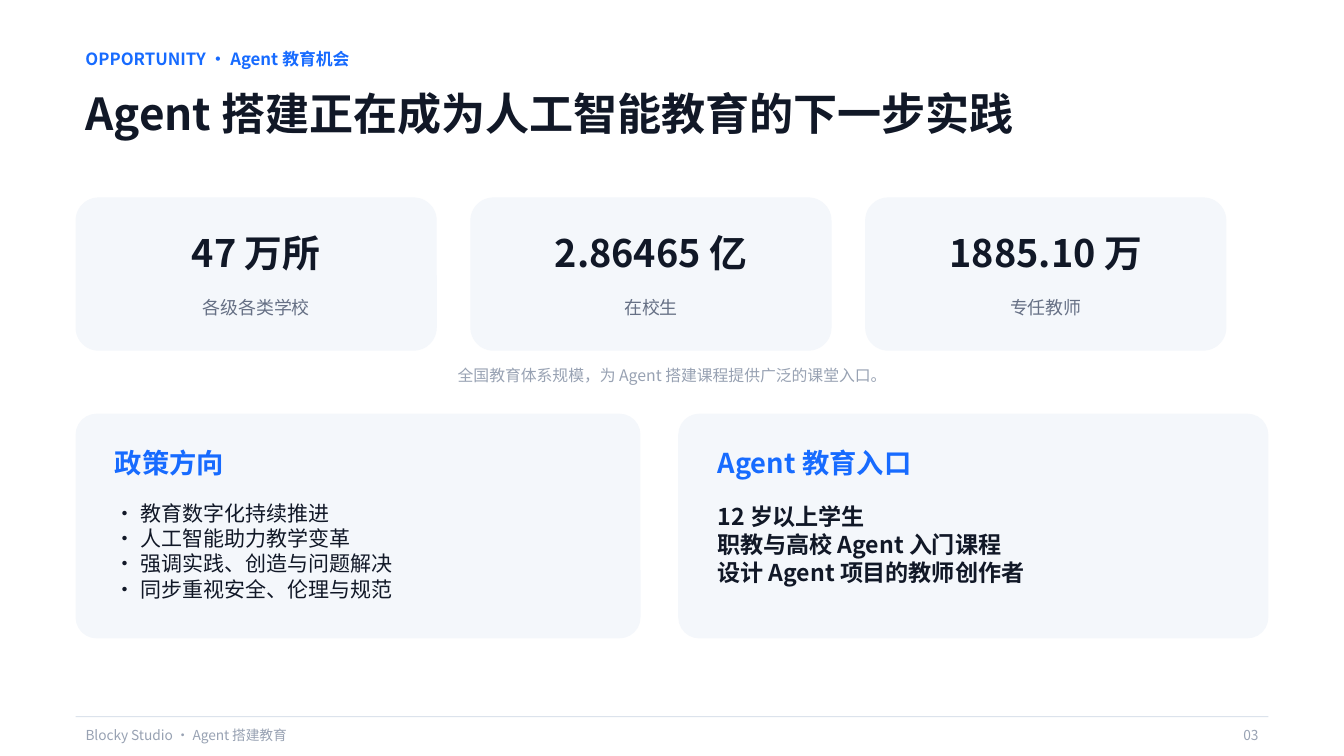
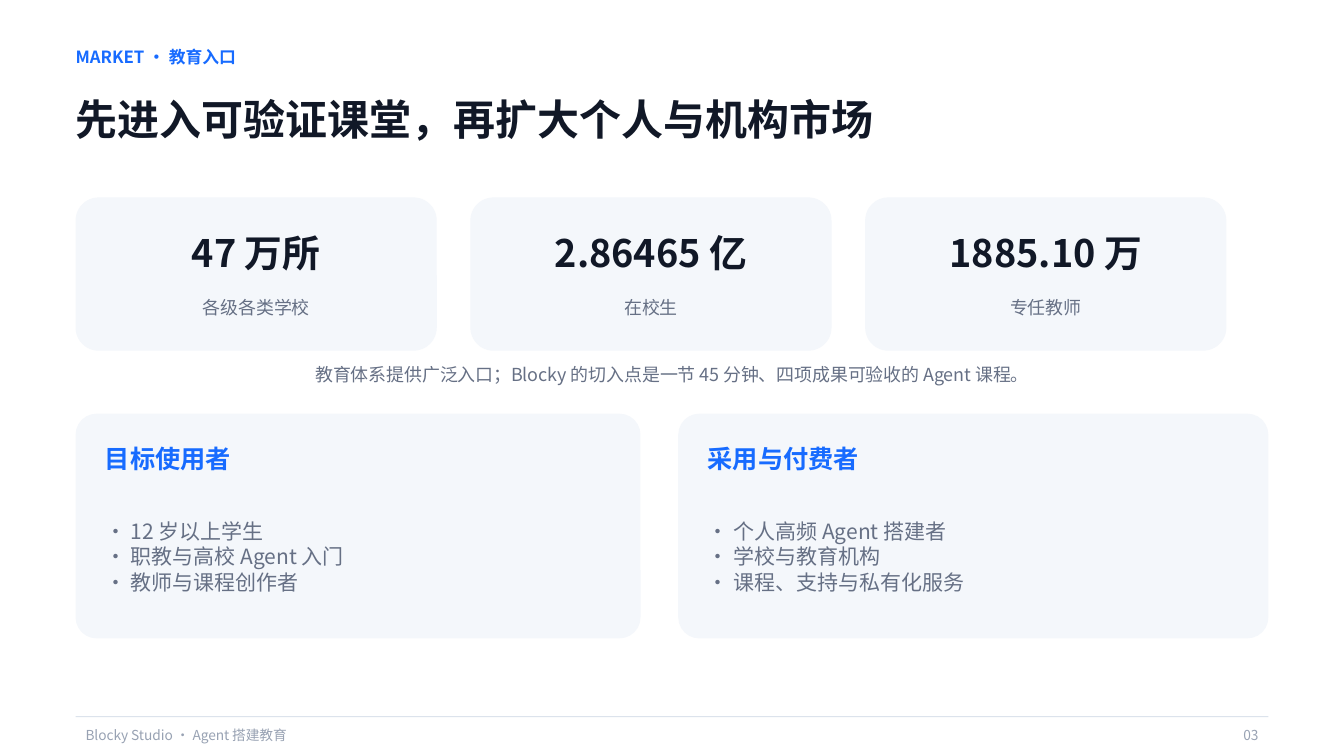
Before and after one commit to q2955161835-debug/Blocky-AI, a slide deck: slide 3 of PPT与商业计划书/Blocky-Studio-息壤杯-AI+教育.pptx. Drawn at 1344x756 pixels with LibreOffice and Linux fonts; fonts in the diff are those of the drawing. Boxes give left, top, right and bottom in pixels: in the first picture for what was removed or moved away, otherwise in the second. Text is boxed around its words. In the diff, an @@ line names an element or a change of style, - is before the commit and + after.

```diff
--- a/PPT与商业计划书/Blocky-Studio-息壤杯-AI+教育.pptx
+++ b/PPT与商业计划书/Blocky-Studio-息壤杯-AI+教育.pptx
@@ text at [76,48,236,65]: text changed @@
-OPPORTUNITY · Agent 教育机会
+MARKET · 教育入口
@@ text at [76,99,874,141]: text changed; size 31.5 to 30 pt @@
-Agent 搭建正在成为人工智能教育的下一步实践
+先进入可验证课堂，再扩大个人与机构市场
@@ text at [315,366,1029,386]: text changed; size 11.2 to 12.8 pt; text colour #98A2B3 to #667085 @@
-全国教育体系规模，为 Agent 搭建课程提供广泛的课堂入口。
+教育体系提供广泛入口；Blocky 的切入点是一节 45 分钟、四项成果可验收的 Agent 课程。
@@ text at [105,446,231,471]: text changed; size 19.5 to 18 pt @@
-政策方向
+目标使用者
@@ text at [708,446,859,471]: text changed; size 19.5 to 18 pt @@
-Agent 教育入口
+采用与付费者
@@ vertical alignment top to middle in 7 elements at [315,366,1029,386], [76,48,236,65], [76,99,874,141], [105,446,231,471], [131,521,344,592], [708,446,859,471], [733,521,964,592] @@
@@ text at [131,521,344,592]: text changed; text colour #111827 to #667085 @@
-• 教育数字化持续推进
-• 人工智能助力教学变革
-• 强调实践、创造与问题解决
-• 同步重视安全、伦理与规范
+• 12 岁以上学生
+• 职教与高校 Agent 入门
+• 教师与课程创作者
@@ text at [733,521,964,592]: text changed; size 16.5 to 15 pt; text colour #111827 to #667085; bold off @@
-12 岁以上学生
-职教与高校 Agent 入门课程
-设计 Agent 项目的教师创作者
+• 个人高频 Agent 搭建者
+• 学校与教育机构
+• 课程、支持与私有化服务
```
Also in this commit, not shown: 13 other slides changed, 1 other file.
